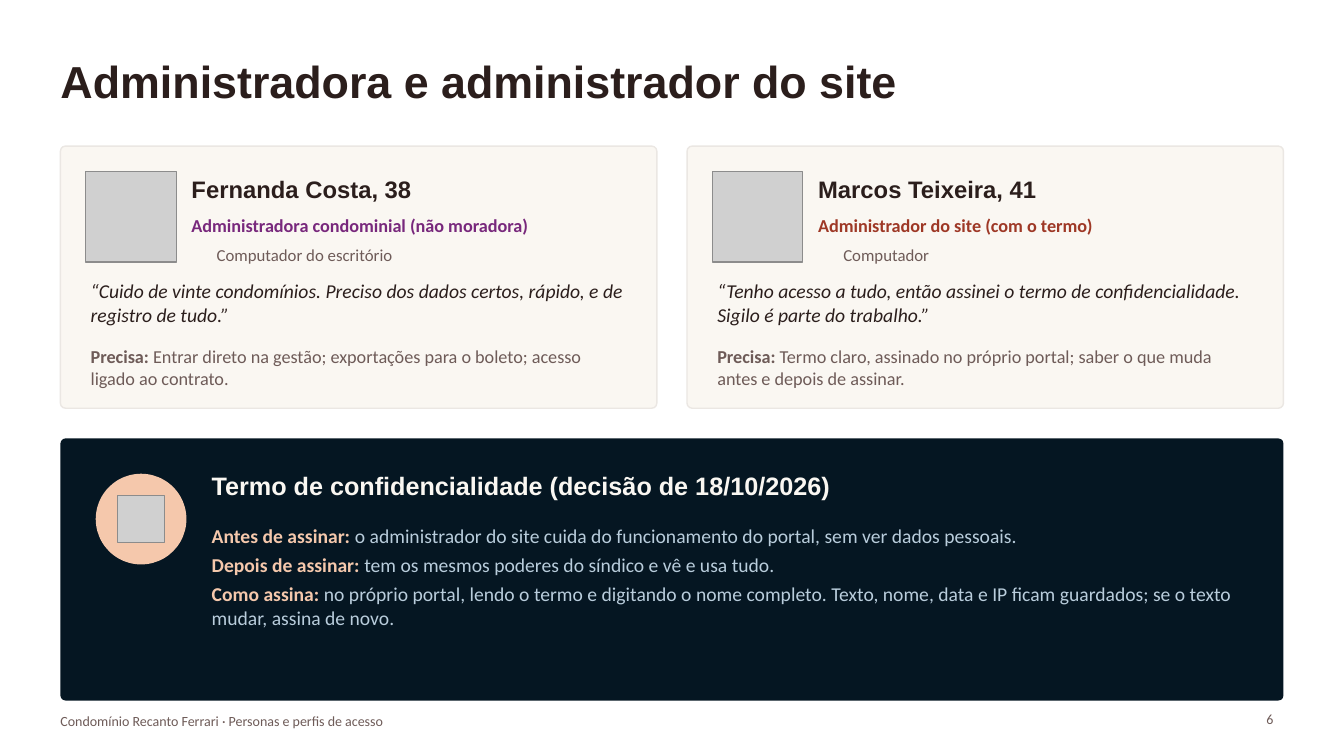
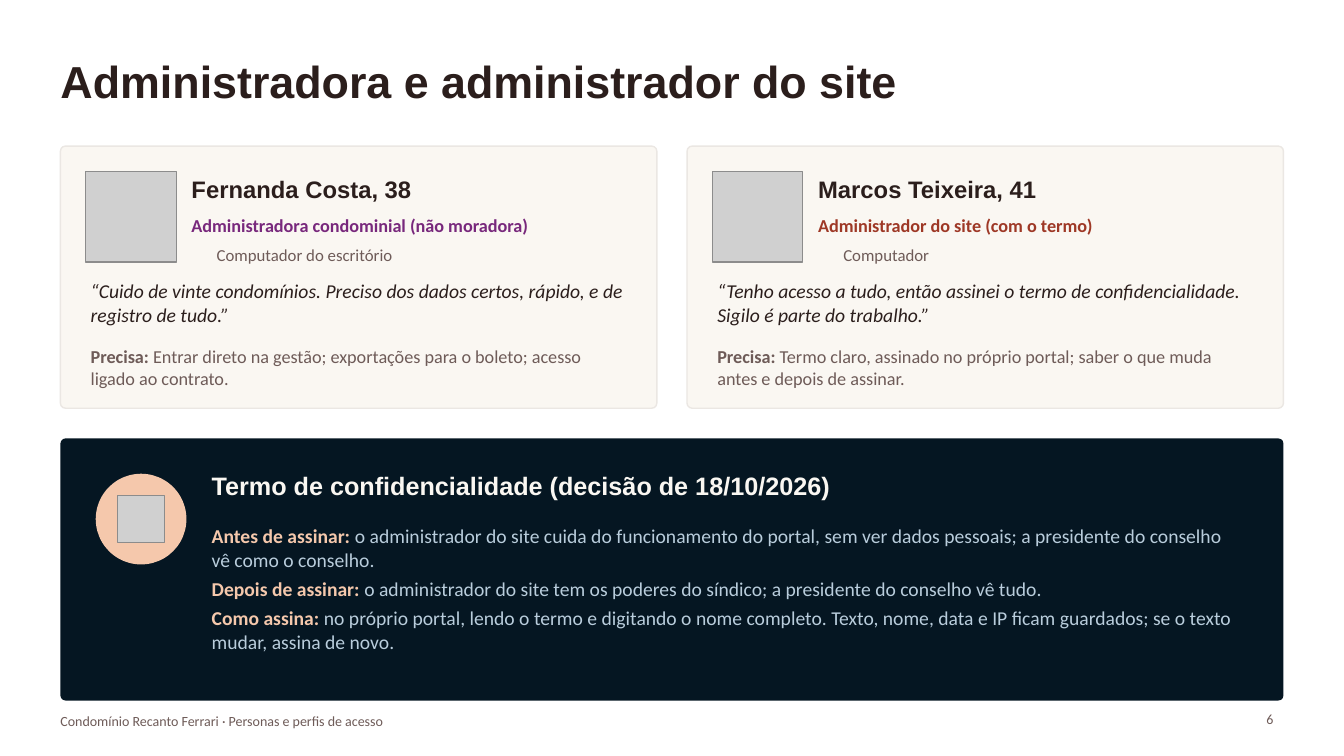
Before and after one commit to paulamuhlbach/recantoferrari, a slide deck: slide 6 of apresentacoes/Personas-e-perfis-de-acesso.pptx. Drawn at 1344x756 pixels with LibreOffice and Linux fonts; fonts in the diff are those of the drawing; grey boxes stand for pictures; background and template pictures are left out. Boxes give left, top, right and bottom in pixels: in the first picture for what was removed or moved away, otherwise in the second. Text is boxed around its words. In the diff, an @@ line names an element or a change of style, - is before the commit and + after.

```diff
--- a/apresentacoes/Personas-e-perfis-de-acesso.pptx
+++ b/apresentacoes/Personas-e-perfis-de-acesso.pptx
@@ text at [212, 529, 1221, 599]: text changed @@
-Antes de assinar: o administrador do site cuida do funcionamento do portal, sem ver dados pessoais.
-Depois de assinar: tem os mesmos poderes do síndico e vê e usa tudo.
+Antes de assinar: o administrador do site cuida do funcionamento do portal, sem ver dados pessoais; a presidente do conselho vê como o conselho.
+Depois de assinar: o administrador do site tem os poderes do síndico; a presidente do conselho vê tudo.
```
Also in this commit, not shown: 5 other slides changed, 2 other files.
